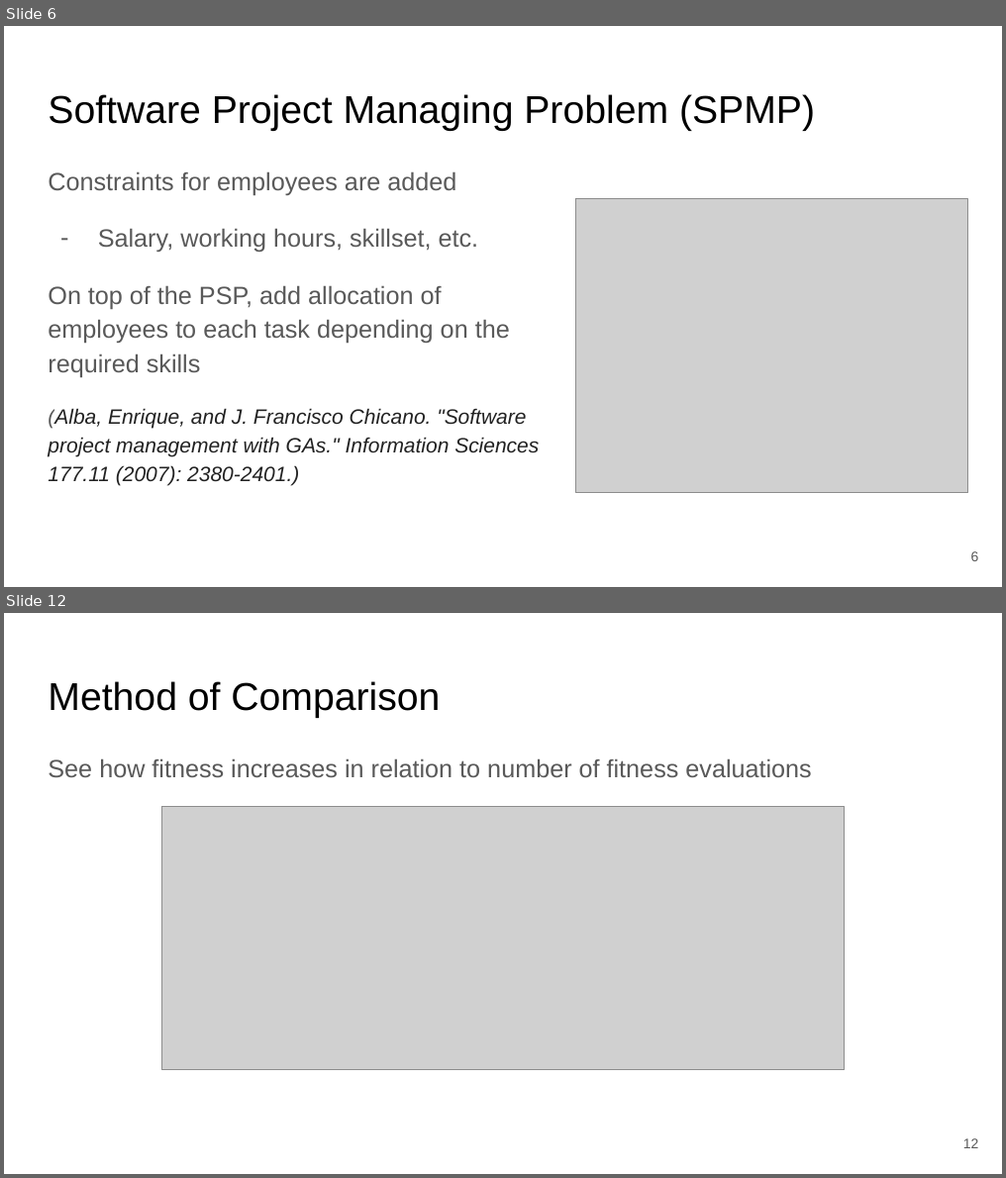
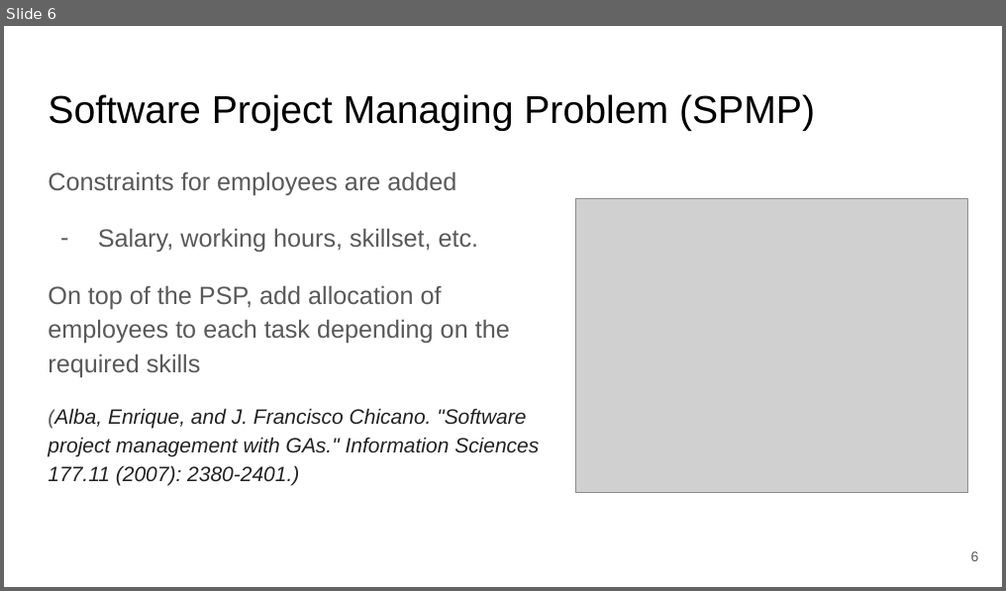
Before and after one commit to hhosu107/SBSE, a slide deck: Courseworks/Paper Reading Slide preparation/Ant Colony Optimization for SW Project Scheduling and Staffing with an Event-Based Scheduler.pptx. Shown one above the other, each under a label of ours: slides 6 and 12 before the commit, slide 6 after it; the slides between them are not shown. The pictures are 1006x1178 and 1006x591 pixels, drawn with LibreOffice and Linux fonts; fonts in the diff are those of the drawing; grey boxes stand for pictures. Boxes give left, top, right and bottom in pixels: in the first picture for what was removed or moved away, otherwise in the second. Text is boxed around its words. In the diff, an @@ line names an element or a change of style, - is before the commit and + after.

```diff
--- a/Courseworks/Paper Reading Slide preparation/Ant Colony Optimization for SW Project Scheduling and Staffing with an Event-Based Scheduler.pptx
+++ b/Courseworks/Paper Reading Slide preparation/Ant Colony Optimization for SW Project Scheduling and Staffing with an Event-Based Scheduler.pptx
@@ slide 12 removed at bbox=[4, 613, 1002, 1174], background #FFFFFF @@
@@ title removed at bbox=[48, 681, 440, 718] @@
-Method of Comparison
@@ text removed at bbox=[48, 759, 811, 777] @@
-See how fitness increases in relation to number of fitness evaluations
@@ picture removed at bbox=[161, 807, 845, 1070] @@
@@ page number removed at bbox=[963, 1139, 979, 1149] @@
-12
```
Also in this commit, not shown: 4 slides changed, 12 slides added, 6 other slides removed, 1 other file.
